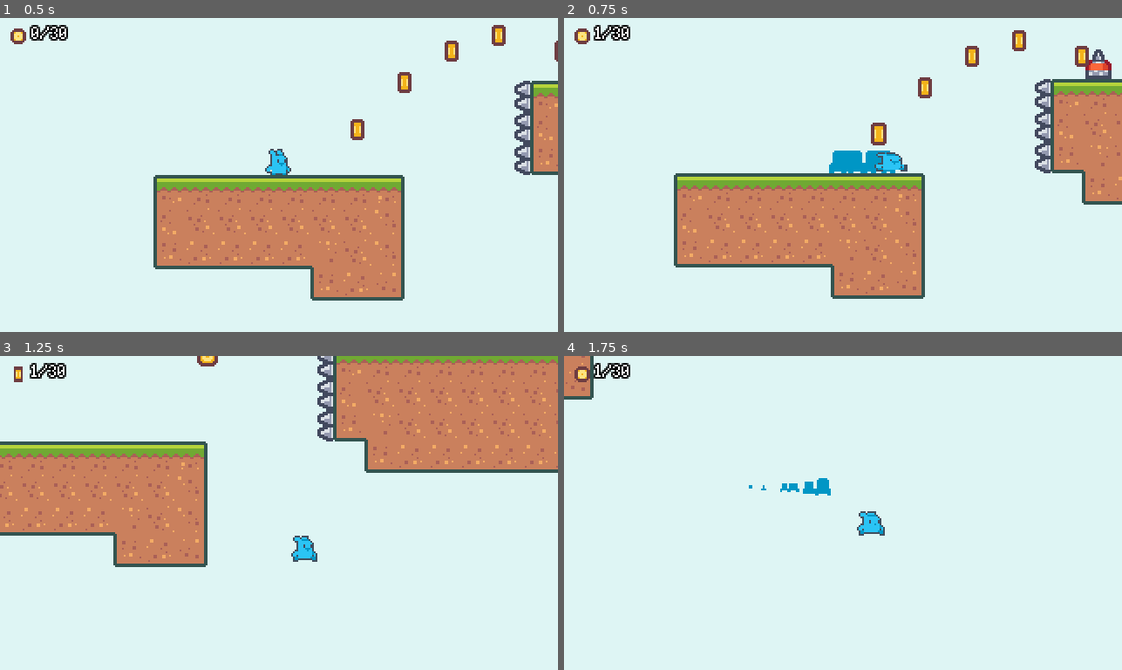
Above: before the commit, frames 1-4 (two rows, left to right).
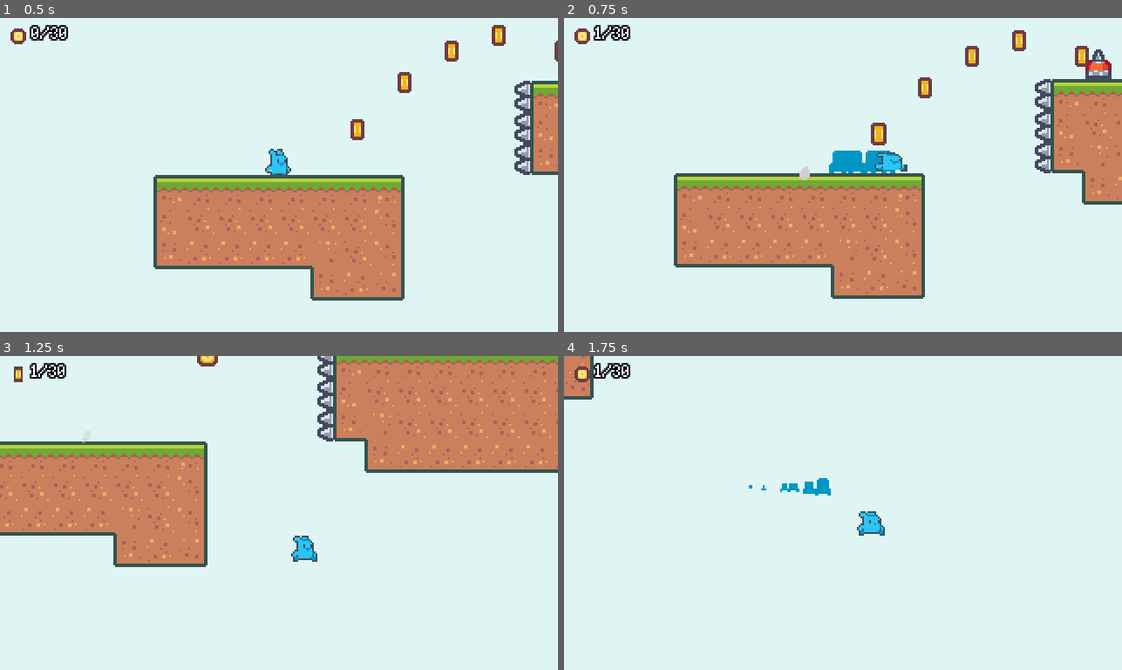
Above: after the commit, the same moments.

Repository: niltoncalegari/2D-SideScroller-godot
Game: Godot game, scene res://scenes/Levels/Level_001.tscn
Same seed, same stepped clock (60 frames per second), same inputs: the game is played once before the commit and once after it. This scene is started directly instead of the project's main scene.
Inputs:
- Up to frame 1 (0.5 s): no input
- Up to frame 2 (0.75 s): hold D (move_right) from 0.53 s (still down); tap Shift (dash) at 0.6 s
- Up to frame 3 (1.25 s): keep holding D (move_right); tap Space (jump) at 0.77 s
- Up to frame 4 (1.75 s): keep holding D (move_right); tap Shift (dash) at 1.35 s; tap Space (jump) at 1.52 s

Frame 1 is identical in both runs. In frame 2, less than 0.1% of the frame differs, in the area x 42-45%, y 47-52%; in frame 3, less than 0.1%; in frame 4, nothing differs.

Commit message:
added footsetp particles on run and landing

Diff:
--- /dev/null
+++ b/scenes/FootstepParticles.tscn
@@ -0,0 +1,89 @@
+[gd_scene load_steps=9 format=2]
+
+[ext_resource path="res://assets/effects/particles.png" type="Texture" id=1]
+
+[sub_resource type="Animation" id=7]
+resource_name = "default"
+length = 1.5
+tracks/0/type = "value"
+tracks/0/path = NodePath("Particles2D:emitting")
+tracks/0/interp = 1
+tracks/0/loop_wrap = true
+tracks/0/imported = false
+tracks/0/enabled = true
+tracks/0/keys = {
+"times": PoolRealArray( 0 ),
+"transitions": PoolRealArray( 1 ),
+"update": 1,
+"values": [ true ]
+}
+tracks/1/type = "method"
+tracks/1/path = NodePath(".")
+tracks/1/interp = 1
+tracks/1/loop_wrap = true
+tracks/1/imported = false
+tracks/1/enabled = true
+tracks/1/keys = {
+"times": PoolRealArray( 1.5 ),
+"transitions": PoolRealArray( 1 ),
+"values": [ {
+"args": [  ],
+"method": "queue_free"
+} ]
+}
+
+[sub_resource type="CanvasItemMaterial" id=1]
+particles_animation = true
+particles_anim_h_frames = 3
+particles_anim_v_frames = 1
+particles_anim_loop = false
+
+[sub_resource type="Gradient" id=5]
+offsets = PoolRealArray( 0.46281, 0.991736 )
+colors = PoolColorArray( 0.996094, 0.99707, 1, 1, 1, 1, 1, 0.121569 )
+
+[sub_resource type="GradientTexture" id=6]
+gradient = SubResource( 5 )
+
+[sub_resource type="Curve" id=3]
+_data = [ Vector2( 0, 0 ), 0.0, 0.0, 0, 0, Vector2( 0.10566, 1 ), 0.0, 0.0, 0, 0, Vector2( 0.683019, 1 ), 0.0, 0.0, 0, 0, Vector2( 1, 0 ), 0.0, 0.0, 0, 0 ]
+
+[sub_resource type="CurveTexture" id=4]
+curve = SubResource( 3 )
+
+[sub_resource type="ParticlesMaterial" id=2]
+lifetime_randomness = 0.5
+emission_shape = 1
+emission_sphere_radius = 3.0
+flag_disable_z = true
+direction = Vector3( 0, 1, 0 )
+gravity = Vector3( 0, -20, 0 )
+initial_velocity = 5.0
+initial_velocity_random = 1.0
+angular_velocity = 180.0
+angular_velocity_random = 1.0
+orbit_velocity = 0.0
+orbit_velocity_random = 0.0
+scale = 0.9
+scale_random = 0.5
+scale_curve = SubResource( 4 )
+color_ramp = SubResource( 6 )
+anim_offset = 1.0
+anim_offset_random = 1.0
+
+[node name="FootstepParticles" type="Node2D"]
+
+[node name="AnimationPlayer" type="AnimationPlayer" parent="."]
+autoplay = "default"
+anims/default = SubResource( 7 )
+
+[node name="Particles2D" type="Particles2D" parent="."]
+modulate = Color( 0.823529, 0.823529, 0.823529, 1 )
+material = SubResource( 1 )
+emitting = false
+amount = 2
+lifetime = 0.9
+one_shot = true
+explosiveness = 0.9
+process_material = SubResource( 2 )
+texture = ExtResource( 1 )
--- a/scenes/Levels/Level_001.tscn
+++ b/scenes/Levels/Level_001.tscn
@@ -296,6 +296,3 @@
 [node name="Spikes14" parent="Obstacles" index="42" instance=ExtResource( 4 )]
 position = Vector2( -441, -450 )
 rotation = 3.14159
-
-[node name="Player" parent="." index="8"]
-position = Vector2( -36, 0 )
--- a/scripts/Player.gd
+++ b/scripts/Player.gd
@@ -3,6 +3,7 @@
 signal died
 
 var playerDeathScene = preload("res://scenes/PlayerDeath.tscn")
+var footsetParticles = preload("res://scenes/FootstepParticles.tscn")
 
 enum State {NORMAL, DASHING}
 
@@ -27,6 +28,7 @@
 
 func _ready() -> void:
 	$HazardArea.connect("area_entered",self, "on_hazard_area_entered")
+	$AnimatedSprite.connect("frame_changed", self, "on_animated_sprite_frame_changed")
 	defaultHazardMask = $HazardArea.collision_mask
 
 func _process(delta: float) -> void:
@@ -79,6 +81,9 @@
 
 	if(wasOnFloor && !is_on_floor()):
 		$CoyoteTimer.start()
+
+	if(!wasOnFloor && is_on_floor() && !isStateNew):
+		spawn_footsteps(1.5)
 
 	if is_on_floor() and !previouslyFloored:
 		$AnimatedSprite.scale = Vector2(1.25, 0.75)
@@ -150,6 +155,16 @@
 	playerDeathInstance.global_position = global_position
 	emit_signal("died")
 
+func spawn_footsteps(scale = 0.9):
+	var footstep = footsetParticles.instance()
+	get_parent().add_child(footstep)
+	footstep.scale = Vector2.ONE * scale
+	footstep.global_position = global_position
+
 func on_hazard_area_entered(_area2d):
 	$"/root/Helper".apply_camera_shake(1)
 	call_deferred("kill")
+
+func on_animated_sprite_frame_changed():
+	if ($AnimatedSprite.animation == "run" && $AnimatedSprite.frame == 0):
+		spawn_footsteps()
